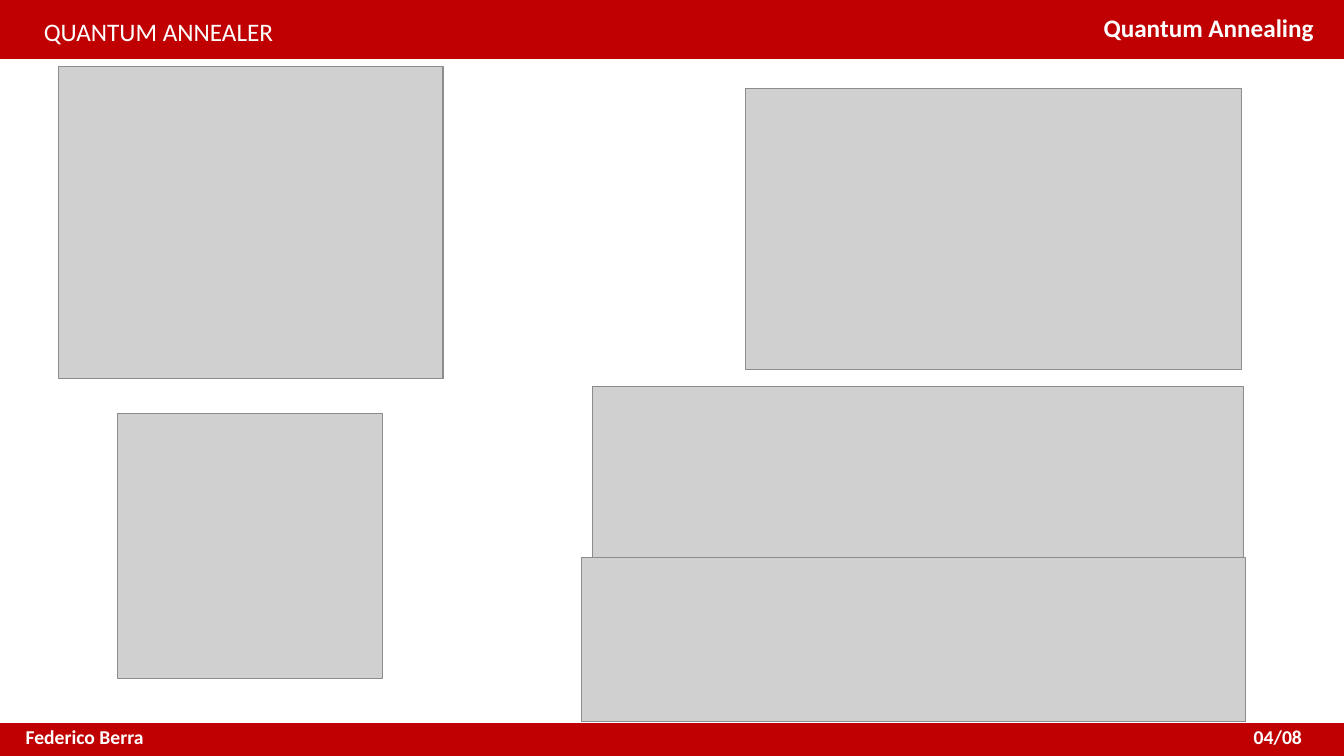
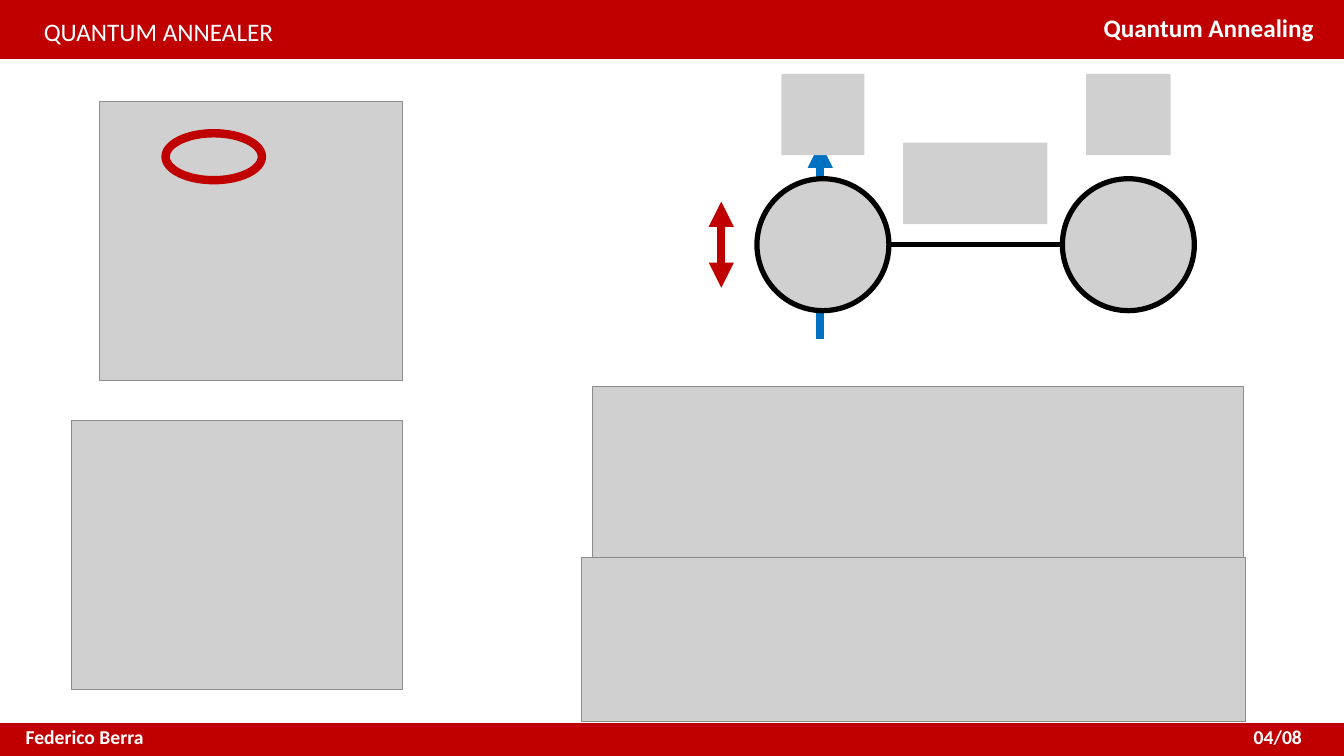
Before and after one commit to XaBerr/tesi-triennale, a slide deck: slide 5 of presentazione/presentazione.pptx. Drawn at 1344x756 pixels with LibreOffice and Linux fonts; fonts in the diff are those of the drawing; grey boxes stand for pictures. Boxes give left, top, right and bottom in pixels: in the first picture for what was removed or moved away, otherwise in the second. Text is boxed around its words. In the diff, an @@ line names an element or a change of style, - is before the commit and + after.

```diff
--- a/presentazione/presentazione.pptx
+++ b/presentazione/presentazione.pptx
@@ picture removed at (x1=746, y1=89, x2=1241, y2=370) @@
@@ picture added at (x1=100, y1=102, x2=402, y2=380) @@
@@ ellipse added at (x1=165, y1=133, x2=262, y2=180), outline #C00000 6 pt @@
@@ group added at (x1=722, y1=74, x2=1195, y2=340): 5 pictures, 1 arrow, 1 line, 1 double arrow @@
@@ picture removed at (x1=118, y1=413, x2=383, y2=679) @@
@@ picture resized from (x1=58, y1=67, x2=443, y2=378) to (x1=72, y1=421, x2=403, y2=691) @@
```
Also in this commit, not shown: 2 other slides changed.
